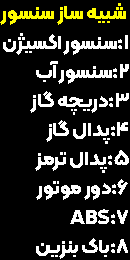
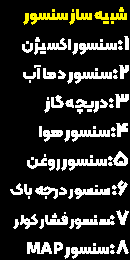
The second 130 x 260 image is a revision of the first. Changes to its layers:
renamed "شبیه ساز سنسور 1:سنسور اکسیژن 2:سنسور آب 3:دریچه گاز 4:پدال گا" to "شبیه ساز سنسور 1:سنسور اکسیژن 2:سنسور دما آب 3:دریچه گاز 4:س", painted on it over [0, 3, 129, 259]
